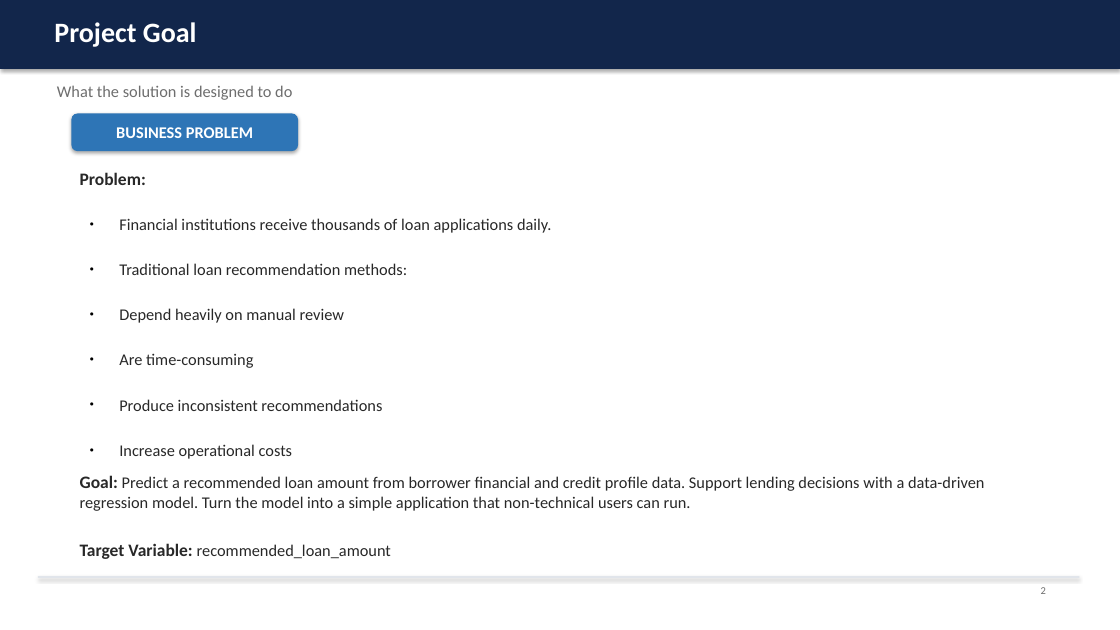
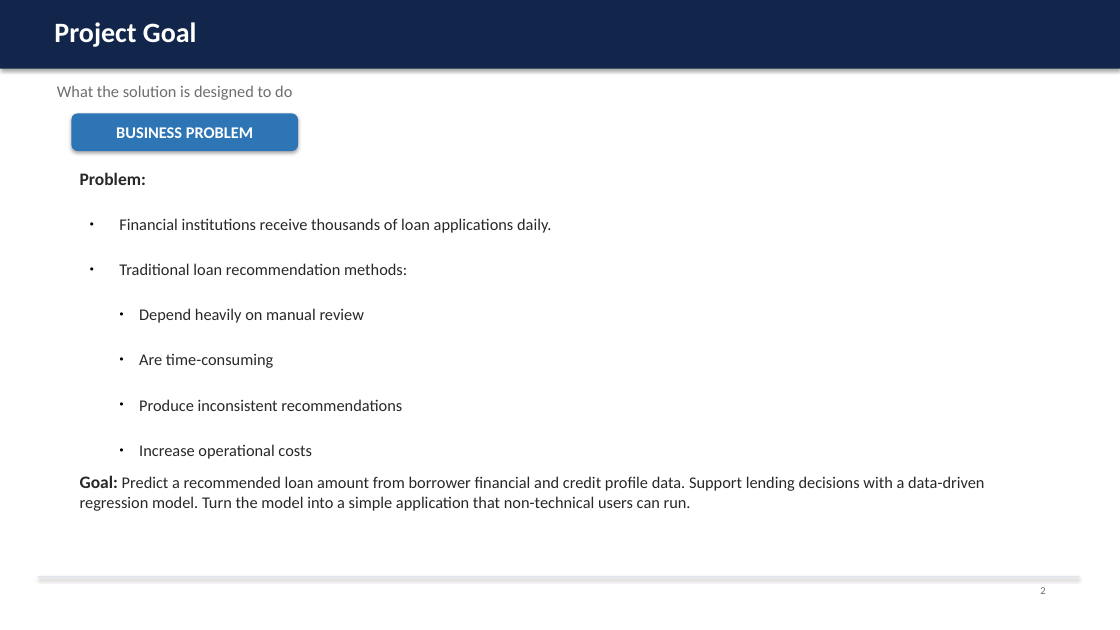
Before and after one commit to MalharJojare/TechField, a slide deck: slide 2 of project1/loan_presentation.pptx. Drawn at 1120x630 pixels with LibreOffice and Linux fonts; fonts in the diff are those of the drawing. Boxes give left, top, right and bottom in pixels: in the first picture for what was removed or moved away, otherwise in the second. Text is boxed around its words. In the diff, an @@ line names an element or a change of style, - is before the commit and + after.

```diff
--- a/project1/loan_presentation.pptx
+++ b/project1/loan_presentation.pptx
@@ text at bbox=[139, 308, 402, 459]: list level 1 to 3 in "Depend heavily on manual review"; list level 1 to 3 in "Are time-consuming"; list level 1 to 3 in "Produce inconsistent recommendations"; list level 1 to 3 in "Increase operational costs" @@
@@ text at bbox=[80, 543, 391, 559]: paragraph removed @@
-Target Variable: recommended_loan_amount
```
Also in this commit, not shown: 4 other slides changed, 5 other files.
